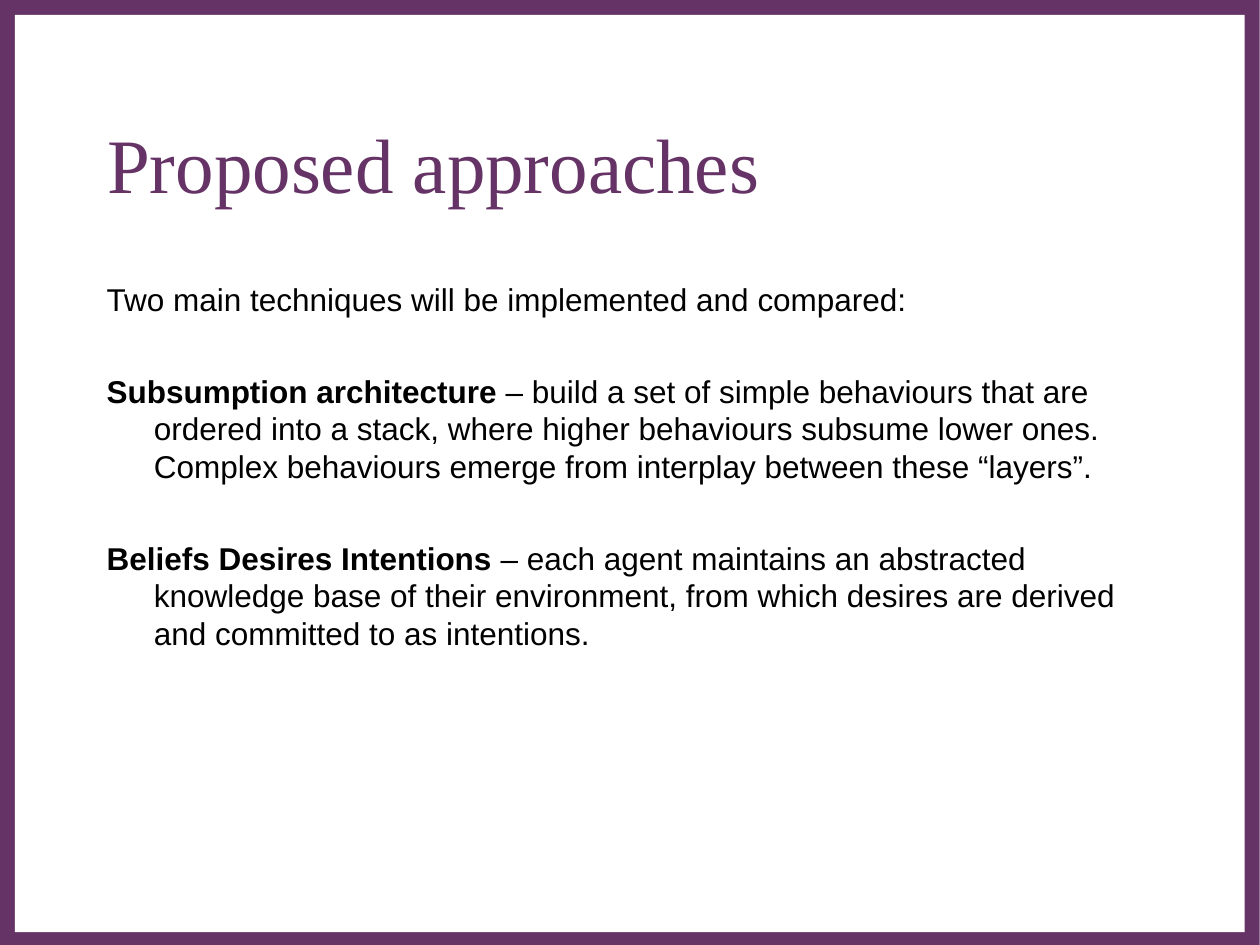
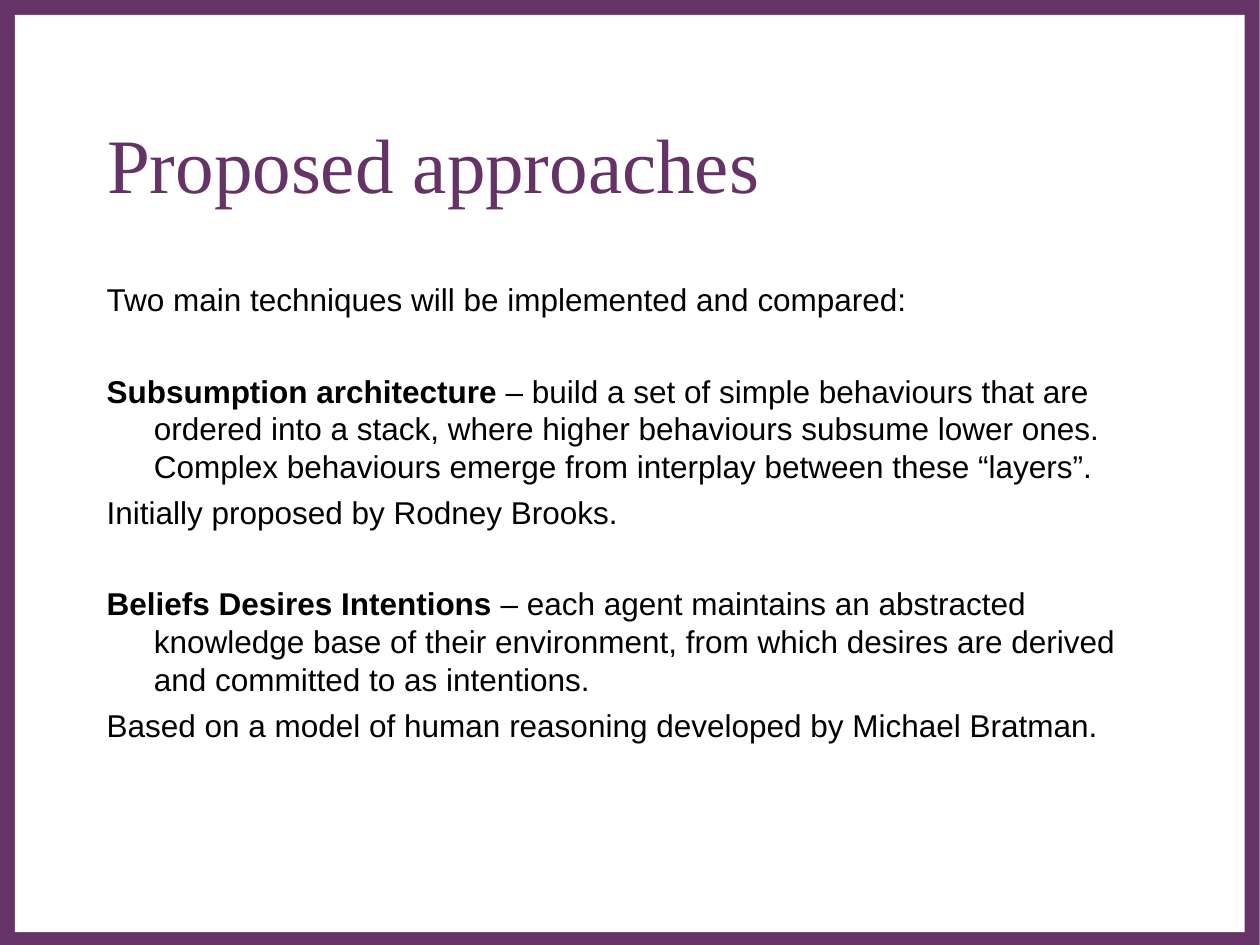
Before and after one commit to Metapyziks/Zombles, a slide deck: slide 7 of Documents/Presentation/zombles.ppt. Drawn at 1260x945 pixels with LibreOffice and Linux fonts; fonts in the diff are those of the drawing; background and template pictures are left out. Boxes give left, top, right and bottom in pixels: in the first picture for what was removed or moved away, otherwise in the second. Text is boxed around its words. In the diff, an @@ line names an element or a change of style, - is before the commit and + after.

```diff
--- a/Documents/Presentation/zombles.ppt
+++ b/Documents/Presentation/zombles.ppt
@@ text at (107,501,618,530): paragraph added @@
+Initially proposed by Rodney Brooks.
@@ text at (107,714,1098,743): paragraph added @@
+Based on a model of human reasoning developed by Michael Bratman.
```
Also in this commit, not shown: 2 other slides changed, 5 slides added, 1 slide removed, 1 other file.
